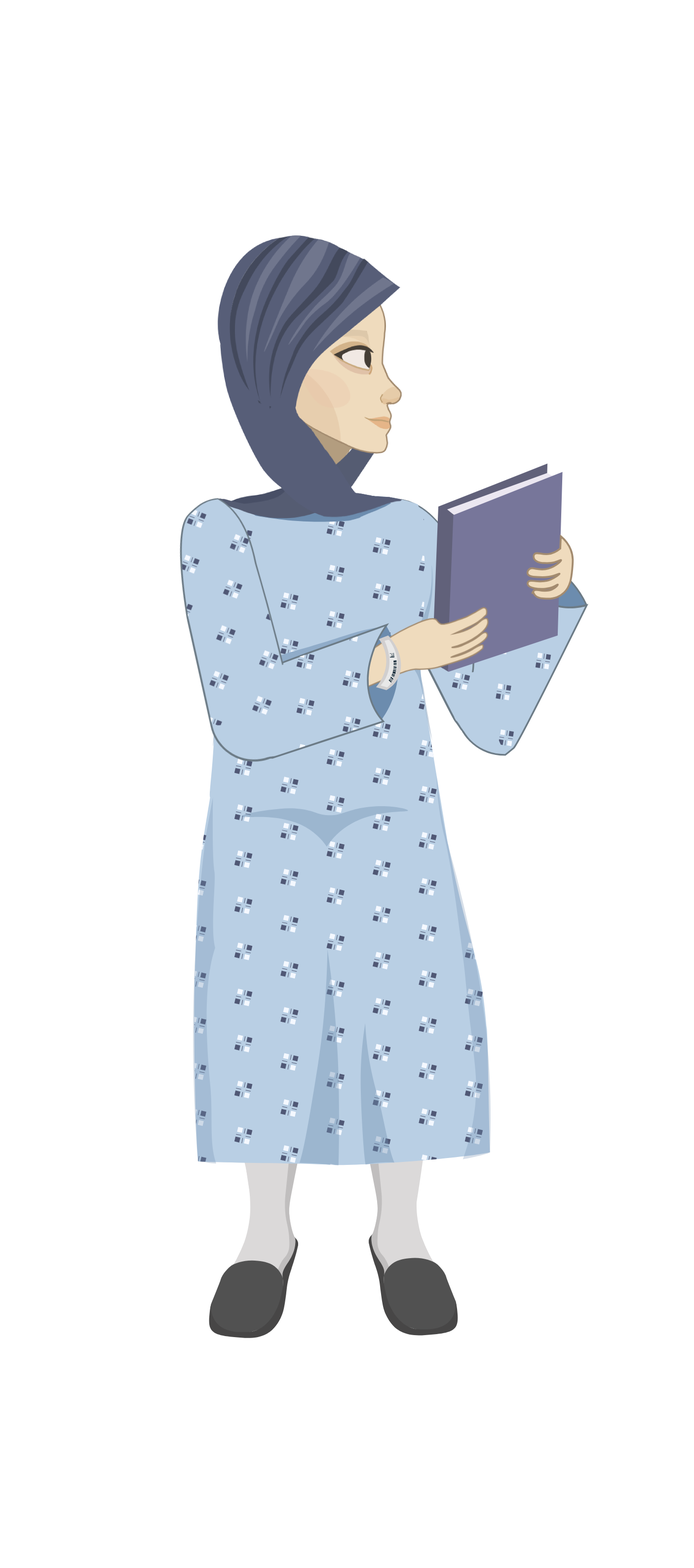
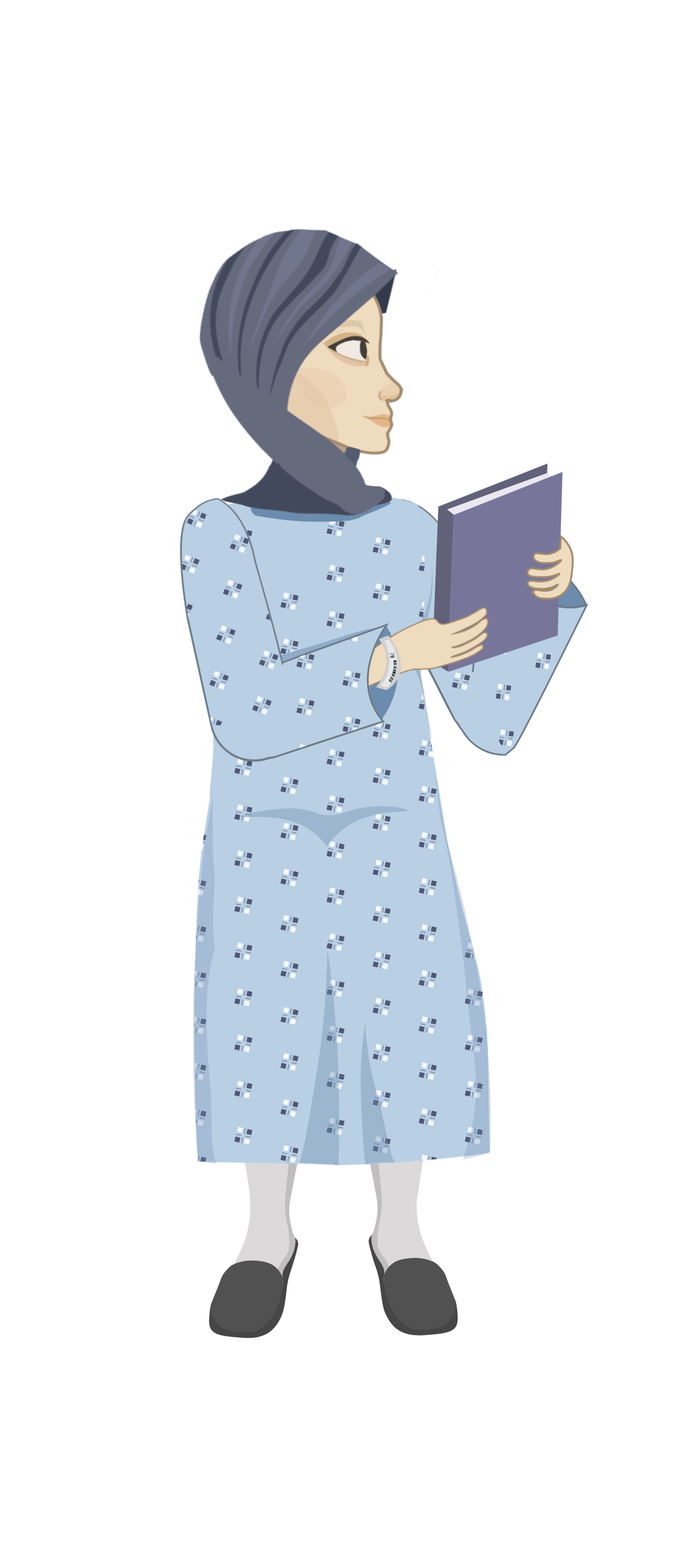
The second 694 x 1568 image is a revision of the first. Changes to its layers:
removed layer "HijabTop" from group "MomPassing" over [217, 235, 402, 519]
added group "Head" with 9 layers in group "HandFront" over [198, 228, 440, 519]
added layer "Hijab" (2nd of 2, in "MomPassing" › "HandFront" › "Head") in group "Head" over [198, 228, 440, 519]
added layer "Eyes" in group "Head" over [319, 327, 374, 374]
moved "Pupil" into group "Head", painted on it over [358, 339, 372, 369]
removed layer "Mouth" from group "Face" over [363, 415, 391, 430]
added layer "White" in group "Head" over [335, 339, 368, 362]
moved "Brow" into group "Head", painted on it over [318, 318, 371, 352]
moved "Face" (2nd of 3, in "MomPassing" › "HandFront" › "Head") into group "Head", painted on it over [228, 252, 405, 456]
removed layer "HijabBelow" from group "MomPassing" over [221, 358, 387, 519]
added layer "HijabBack" (2nd of 2, in "MomPassing" › "HandFront" › "Head") in group "Head" over [346, 267, 399, 509]
added layer "Neck" (2nd of 2, in "MomPassing" › "HandFront" › "Head") in group "Head" over [266, 382, 359, 495]
removed layer "<Path>" (5th of 5, in "MomPassing" › "neck") from group "neck" over [280, 402, 358, 492]
